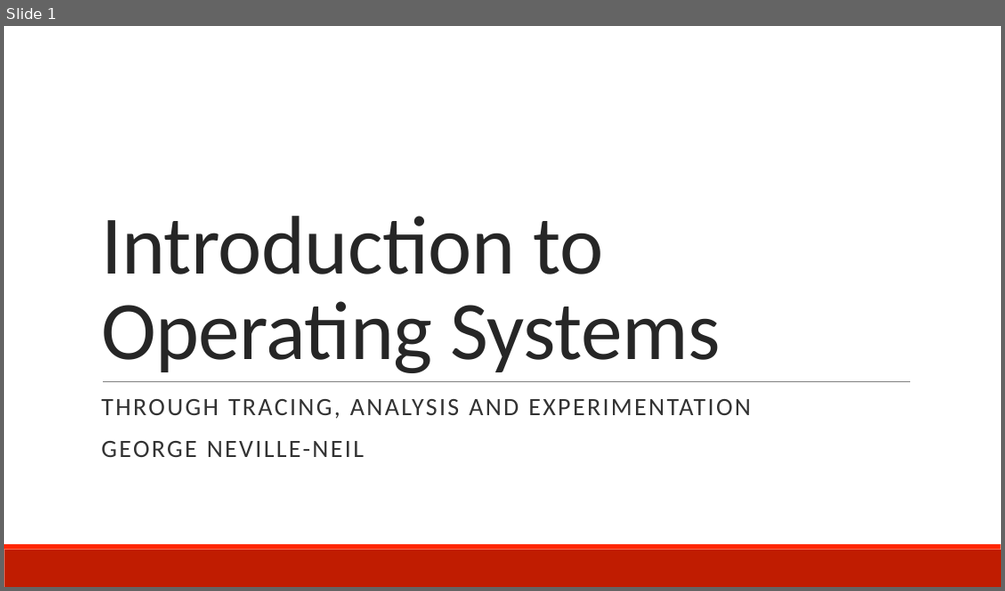
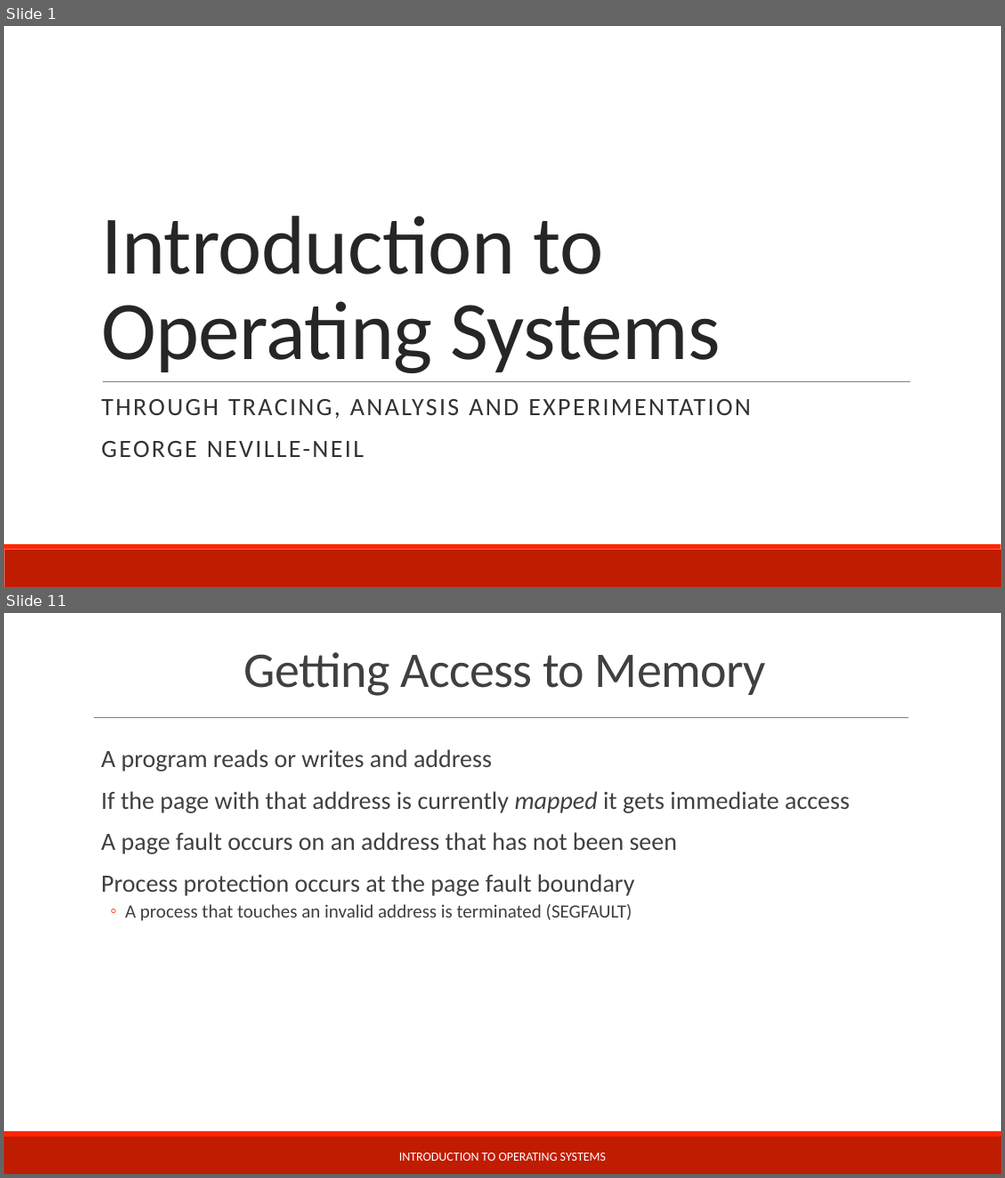
Before and after one commit to teachbsd/course, a slide deck: undergraduate/lectures/memory.pptx. Shown one above the other, each under a label of ours: slide 1 before the commit, slides 1 and 11 after it; the slides between them are not shown. The pictures are 1005x591 and 1005x1178 pixels, drawn with LibreOffice and Linux fonts; fonts in the diff are those of the drawing; background and template pictures are left out. Boxes give left, top, right and bottom in pixels: in the first picture for what was removed or moved away, otherwise in the second. Text is boxed around its words. In the diff, an @@ line names an element or a change of style, - is before the commit and + after.

```diff
--- a/undergraduate/lectures/memory.pptx
+++ b/undergraduate/lectures/memory.pptx
@@ slide 11 added at (4, 613, 1001, 1174), background #FFFFFF; not listed: 2 template elements that a slide beside it also shows @@
@@ title added at (243, 652, 766, 696), 48 pt, text #404040 @@
+Getting Access to Memory
@@ line added from (94, 718) to (909, 718), #808080 0.5 pt @@
@@ text added at (101, 749, 850, 921), 24 pt, text #404040 @@
+  A program reads or writes and address
+  If the page with that address is currently mapped it gets immediate access
+  A page fault occurs on an address that has not been seen
+  Process protection occurs at the page fault boundary
+  ◦ A process that touches an invalid address is terminated (SEGFAULT)
@@ text added at (399, 1152, 606, 1160), 12 pt, text #FFFFFF @@
+INTRODUCTION TO OPERATING SYSTEMS
```
Also in this commit, not shown: 13 slides changed, 13 other slides added, 3 slides removed.
